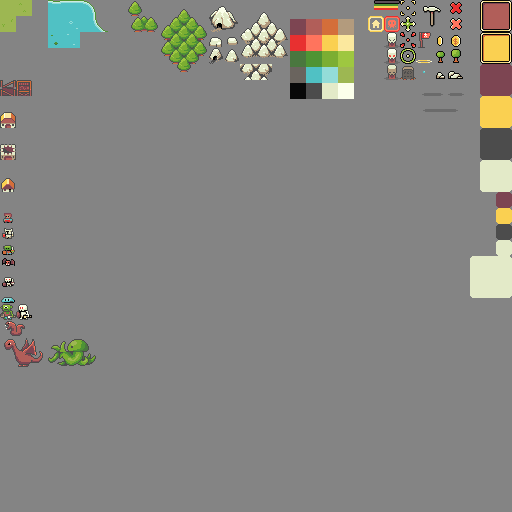
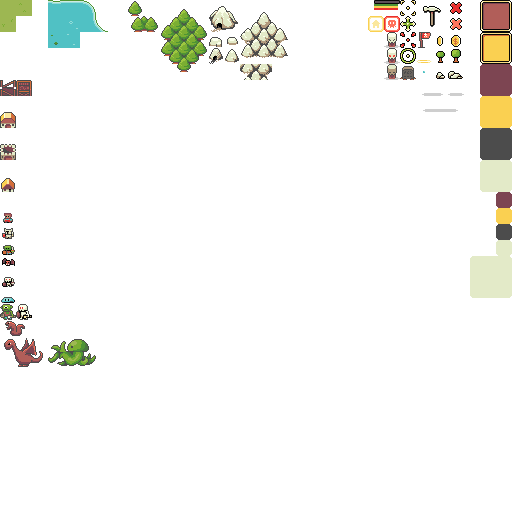
Comparing the layer stacks of the two 512 x 512 images. Changes:
hid "Pallette" over [left=290, top=19, right=354, bottom=99]
painted on "icons" (1st of 4, in "UI") over [left=436, top=78, right=463, bottom=79]
hid "bg" over [left=0, top=0, right=512, bottom=512]
